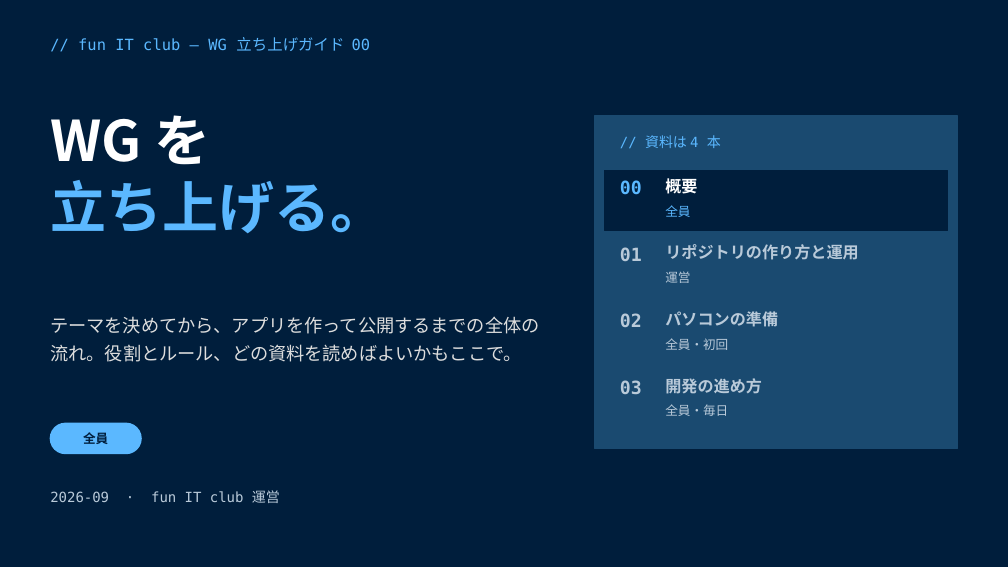
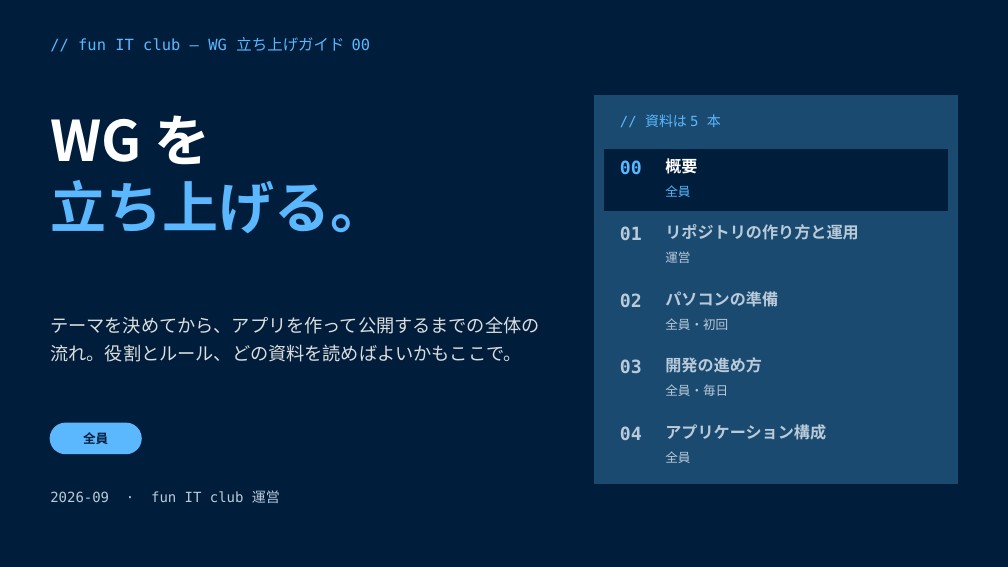
Before and after one commit to funITclub/homepage, a slide deck: slide 1 of static/guide/00_概要.pptx. Drawn at 1008x567 pixels with LibreOffice and Linux fonts; fonts in the diff are those of the drawing. Boxes give left, top, right and bottom in pixels: in the first picture for what was removed or moved away, otherwise in the second. Text is boxed around its words. In the diff, an @@ line names an element or a change of style, - is before the commit and + after.

```diff
--- a/static/guide/00_概要.pptx
+++ b/static/guide/00_概要.pptx
@@ rectangle: place and size @@
-rectangle at (595, 116, 958, 449)
+rectangle at (595, 96, 958, 484)
@@ text at (645, 114, 721, 127): text changed @@
-// 資料は 4 本
+// 資料は 5 本
@@ 12 texts, 1 rectangle: place and size @@
-12 texts, 1 rectangle at (605, 170, 948, 416)
+12 texts, 1 rectangle at (605, 150, 948, 396)
@@ text added at (620, 426, 642, 440), 13 pt, text #B9CAD9, bold @@
+04
@@ text added at (665, 424, 826, 440), 11.5 pt, text #B9CAD9, bold @@
+アプリケーション構成
@@ text added at (665, 451, 690, 463), 9 pt, text #B9CAD9 @@
+全員
```
Also in this commit, not shown: 2 other slides changed, 8 other files.
